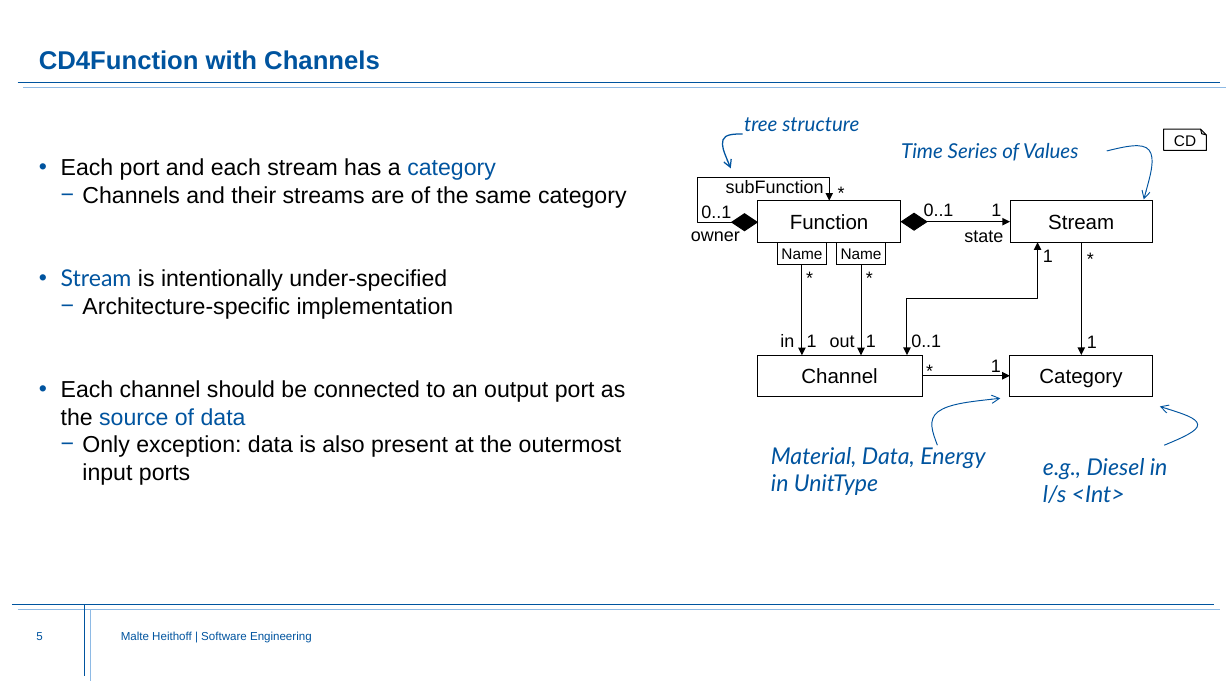
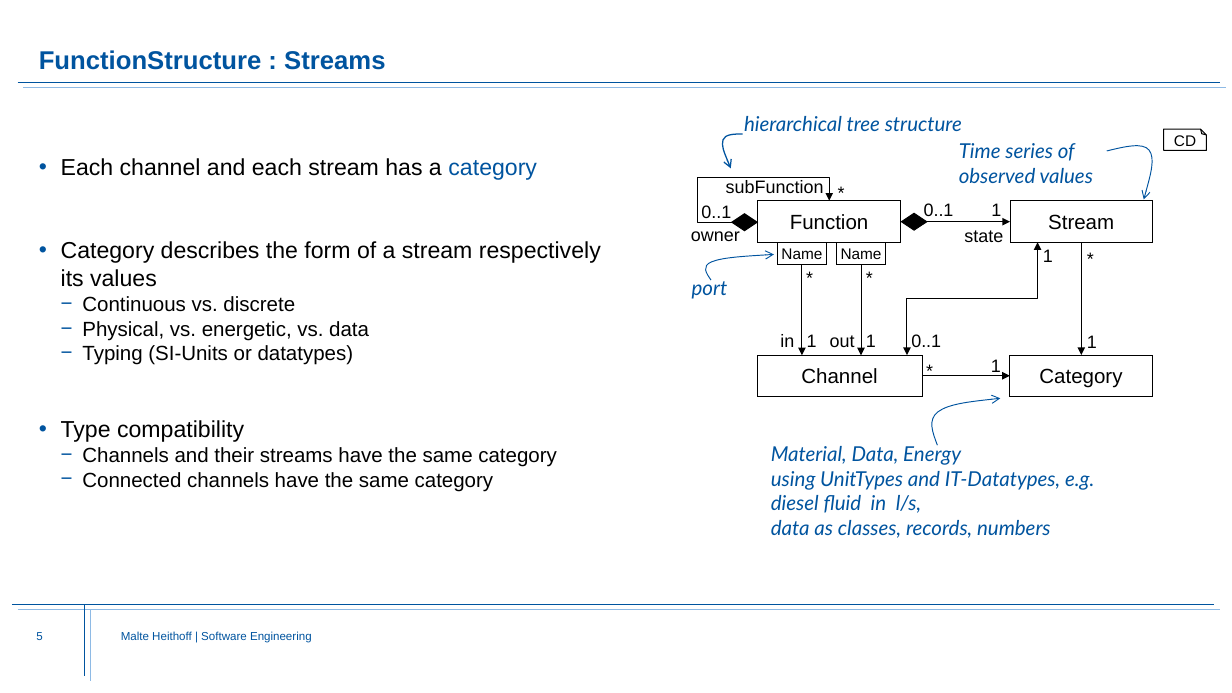
Before and after one commit to Fishi2402/montigem, a slide deck: slide 5 of products/syse_functions/doc/FunctionStructure.Explanation.pptx. Drawn at 1232x693 pixels with LibreOffice and Linux fonts; fonts in the diff are those of the drawing; background and template pictures are left out. Boxes give left, top, right and bottom in pixels: in the first picture for what was removed or moved away, otherwise in the second. Text is boxed around its words. In the diff, an @@ line names an element or a change of style, - is before the commit and + after.

```diff
--- a/products/syse_functions/doc/FunctionStructure.Explanation.pptx
+++ b/products/syse_functions/doc/FunctionStructure.Explanation.pptx
@@ title at [39, 50, 385, 70]: text changed @@
-CD4Function with Channels
+FunctionStructure : Streams
@@ text at [744, 116, 962, 131]: text changed @@
-tree structure
+hierarchical tree structure
@@ text at [959, 143, 1093, 183]: text changed @@
-Time Series of Values
+Time series of
+observed values
@@ text at [61, 158, 601, 492]: text changed; size 18 to 16 pt @@
-• Each port and each stream has a category
-  − Channels and their streams are of the same category
-• Stream is intentionally under-specified
-  − Architecture-specific implementation
-• Each channel should be connected to an output port as the source of data
-  − Only exception: data is also present at the outermost input ports
+• Each channel and each stream has a category
+• Category describes the form of a stream respectively its values
+  − Continuous vs. discrete
+  − Physical, vs. energetic, vs. data
+  − Typing (SI-Units or datatypes)
+• Type compatibility
+  − Channels and their streams have the same category
+  − Connected channels have the same category
@@ freeform shape added at [706, 254, 775, 280], outline #00549F 0.75 pt @@
@@ text added at [692, 278, 728, 299], 16 pt, text #00549F, italic @@
+port
@@ freeform shape removed at [1160, 407, 1198, 445] @@
@@ text removed at [771, 443, 985, 495] @@
-Material, Data, Energy
-in UnitType
@@ text added at [771, 443, 1094, 538], 16 pt, text #00549F, italic @@
+Material, Data, Energy
+using UnitTypes and IT-Datatypes, e.g.
+diesel fluid in l/s,
+data as classes, records, numbers
@@ text removed at [1043, 458, 1168, 503] @@
-e.g., Diesel in l/s <Int>
```
Also in this commit, not shown: 9 other slides changed, 4 slides added, 1 slide removed.
